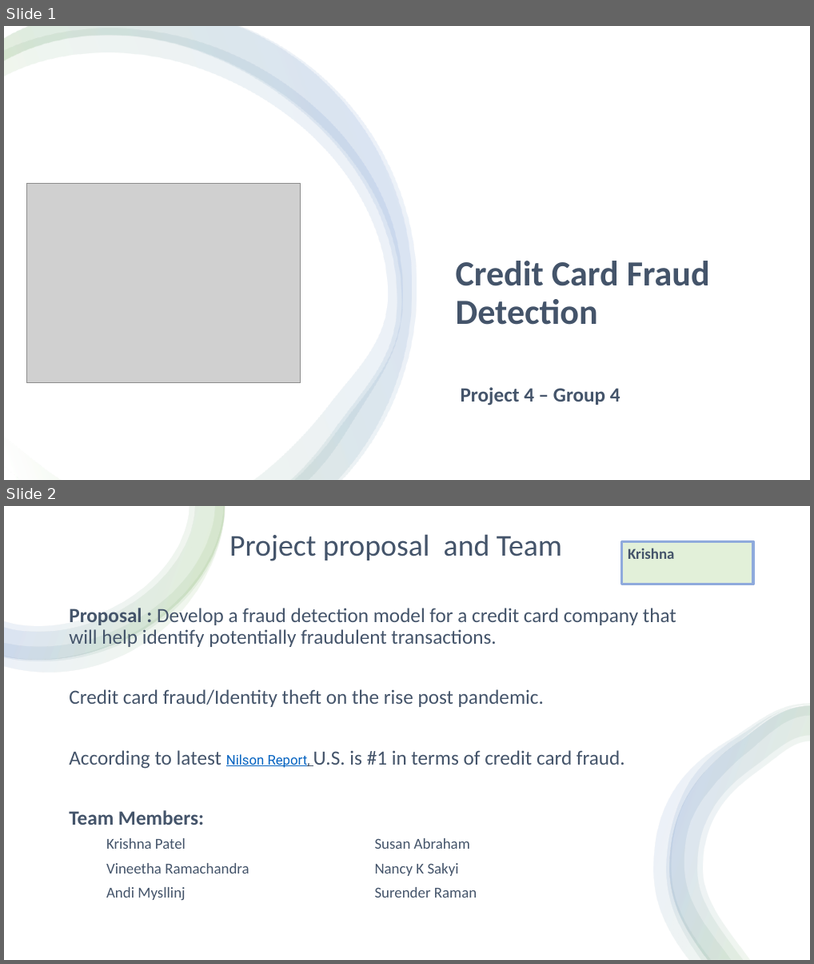
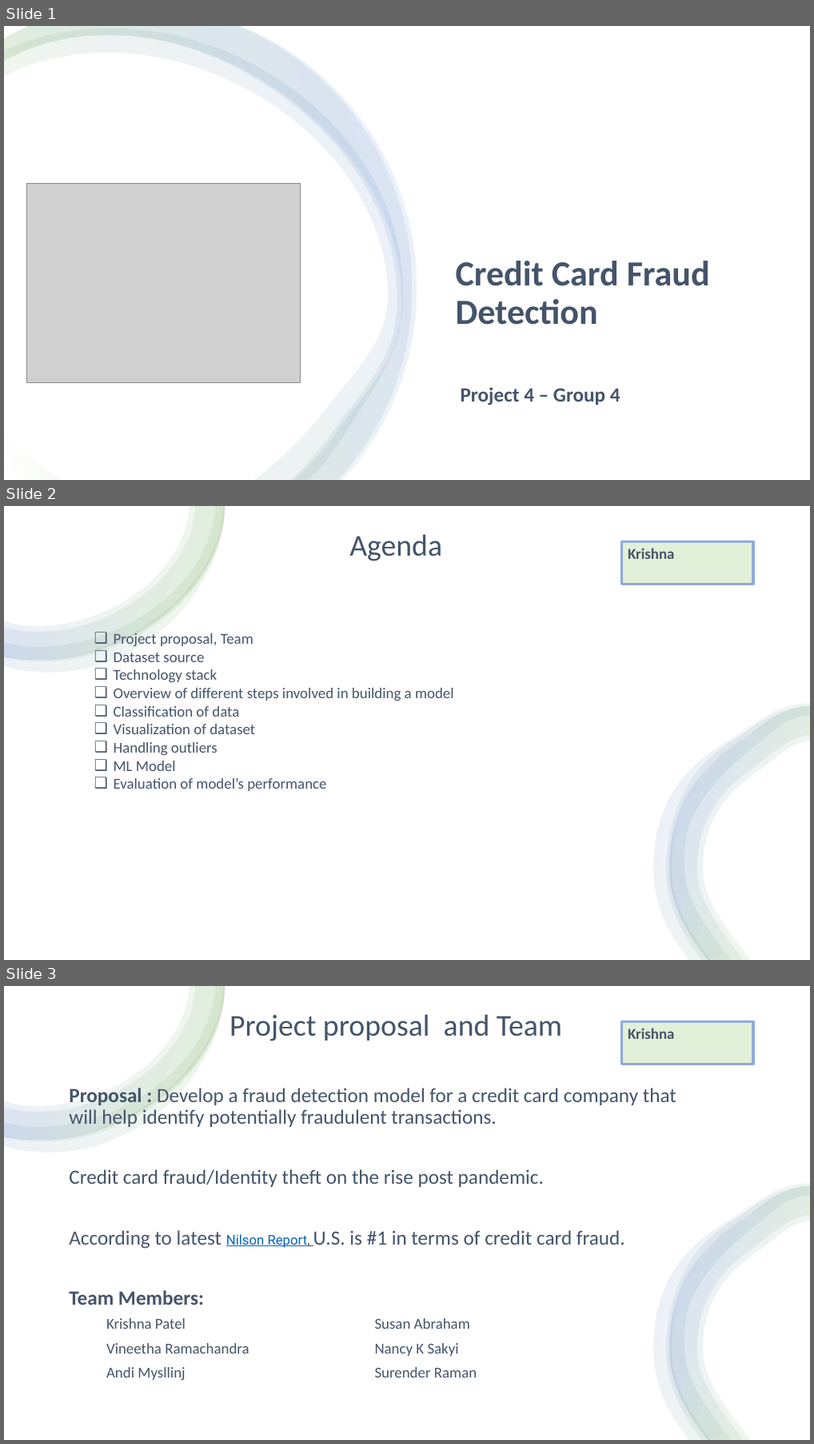
Before and after one commit to VineethaRamachandra/FinalProject-4, a slide deck: Credit_Card_Fraud_Detection-Project4-Group-4.pptx. Shown one above the other, each under a label of ours: slides 1 and 2 before the commit, slides 1, 2 and 3 after it. The pictures are 814x964 and 814x1444 pixels, drawn with LibreOffice and Linux fonts; fonts in the diff are those of the drawing; grey boxes stand for pictures. Boxes give left, top, right and bottom in pixels: in the first picture for what was removed or moved away, otherwise in the second. Text is boxed around its words. In the diff, an @@ line names an element or a change of style, - is before the commit and + after.

Commit message:
Updated the final ppt deck.

```diff
--- a/Credit_Card_Fraud_Detection-Project4-Group-4.pptx
+++ b/Credit_Card_Fraud_Detection-Project4-Group-4.pptx
@@ slide 2 added at [4, 506, 810, 960], background #FFFFFF @@
@@ rectangle added at [4, 506, 810, 960], fill #FFFFFF @@
@@ group added at [4, 506, 226, 672]: 4 freeform shapes @@
@@ title added at [350, 534, 442, 561], 36 pt, text #44546A @@
+Agenda
@@ rectangle added at [622, 541, 754, 584], fill #E2F0D9, outline #8FAADC 3 pt, 18 pt, text #44546A, bold @@
+Krishna
@@ text added at [114, 633, 454, 791], 18 pt, text #44546A @@
+❑ Project proposal, Team
+❑ Dataset source
+❑ Technology stack
+❑ Overview of different steps involved in building a model
+❑ Classification of data
+❑ Visualization of dataset
+❑ Handling outliers
+❑ ML Model
+❑ Evaluation of model’s performance
@@ group added at [654, 703, 810, 960]: 4 freeform shapes @@
@@ what was slide 2 is now slide 3 @@
```
Also in this commit, not shown: 1 slide changed, 1 other slide added.
